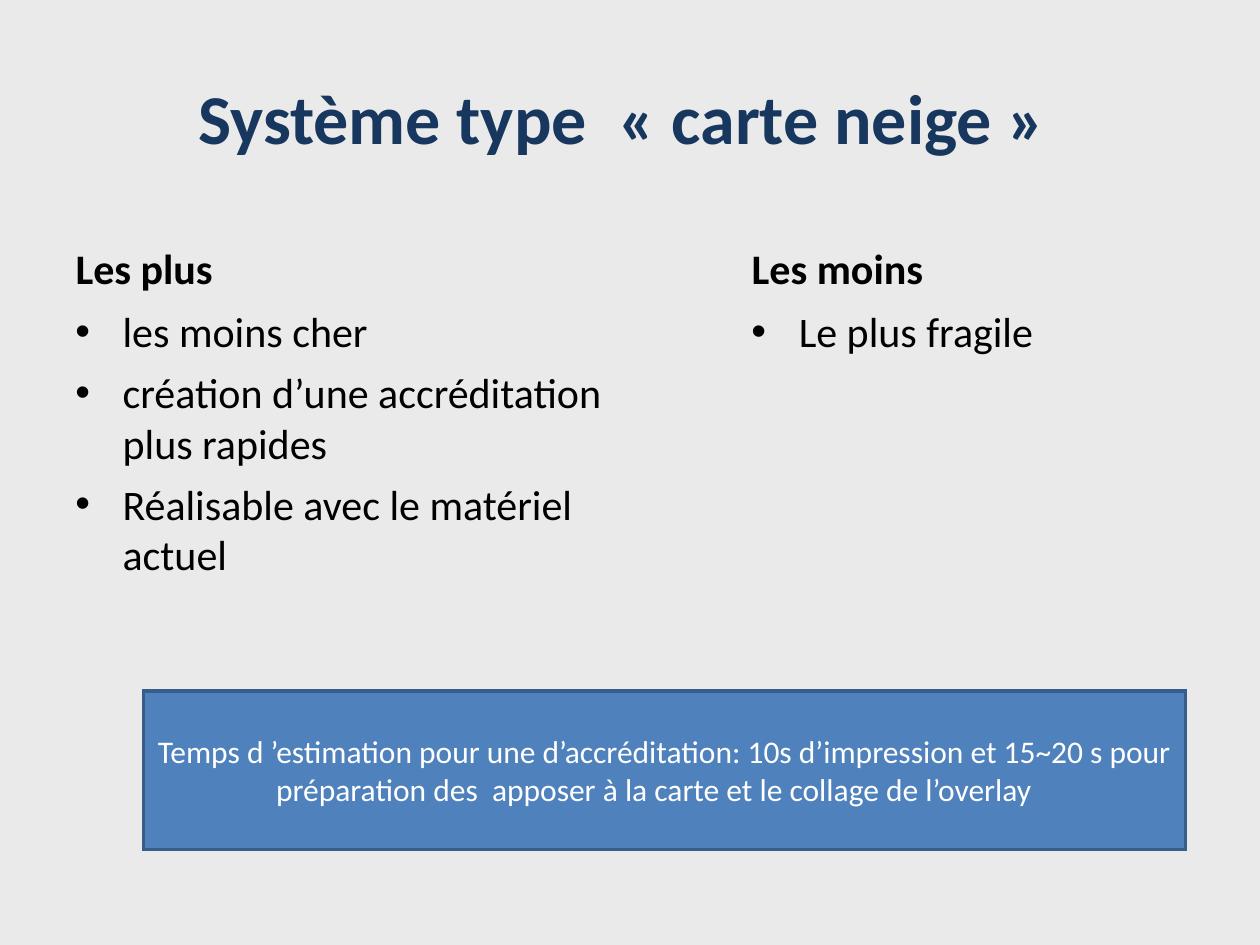
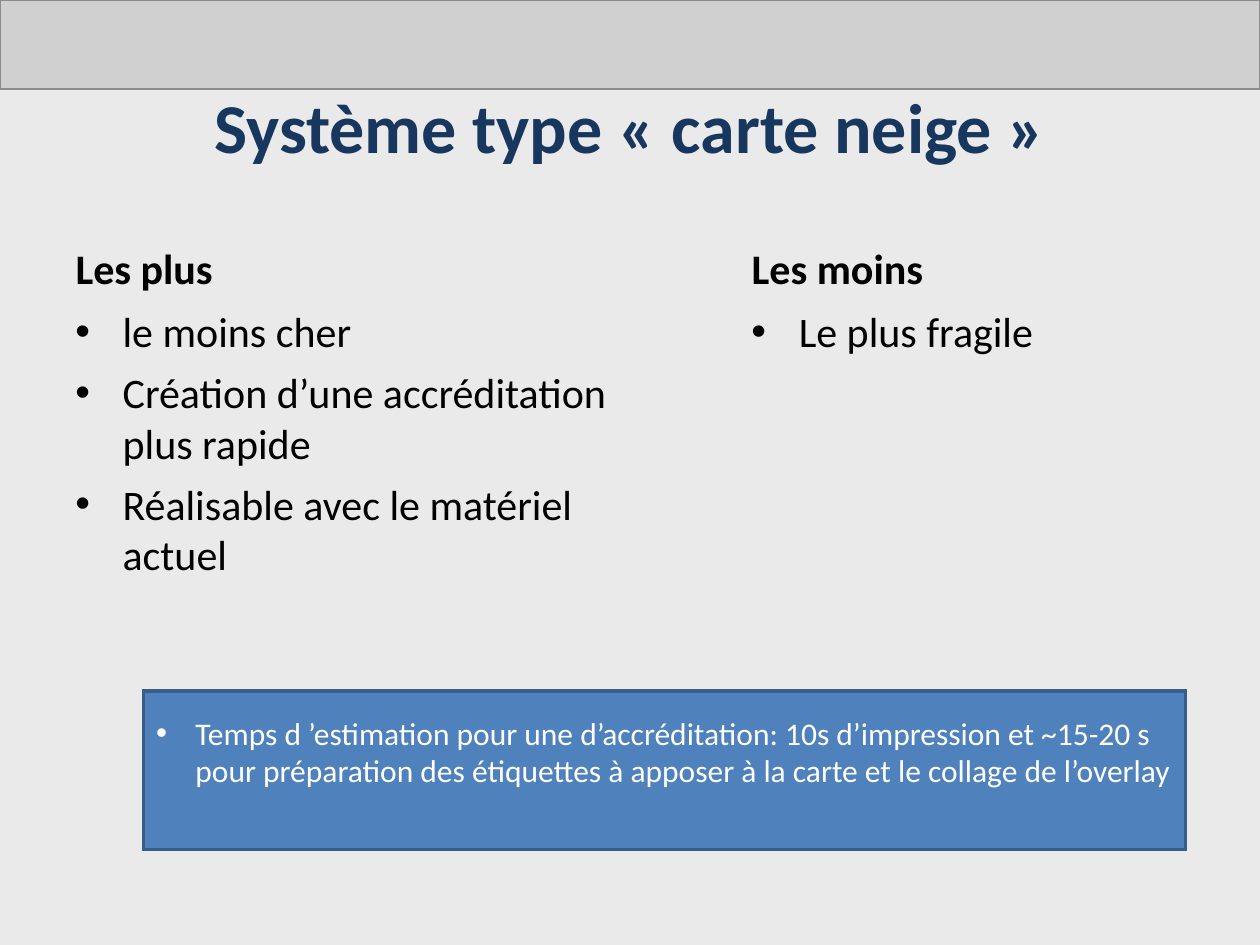
Before and after one commit to AdrienLombard/SimplePass, a slide deck: slide 3 of source/Systéme d'impression- Bilan intermédiaire - Version Adrien.ppt. Drawn at 1260x945 pixels with LibreOffice and Linux fonts; fonts in the diff are those of the drawing; grey boxes stand for pictures. Boxes give left, top, right and bottom in pixels: in the first picture for what was removed or moved away, otherwise in the second. Text is boxed around its words. In the diff, an @@ line names an element or a change of style, - is before the commit and + after.

Commit message:
Correction orthographique de la présentation des systèmes d'impression

```diff
--- a/source/Systéme d'impression- Bilan intermédiaire - Version Adrien.ppt
+++ b/source/Systéme d'impression- Bilan intermédiaire - Version Adrien.ppt
@@ picture added at [0,0,1260,89] @@
@@ title "Système type « carte neige ..." rewrapped from [199,95,991,156] to [214,104,991,165] @@
@@ text at [123,317,606,466]: text changed @@
-• les moins cher
-• création d’une accréditation plus rapides
+• le moins cher
+• Création d’une accréditation plus rapide
@@ text in rectangle at [195,723,1170,788]: text changed @@
-Temps d ’estimation pour une d’accréditation: 10s d’impression et 15~20 s pour préparation des apposer à la carte et le collage de l’overlay
+• Temps d ’estimation pour une d’accréditation: 10s d’impression et ~15-20 s pour préparation des étiquettes à apposer à la carte et le collage de l’overlay
```
Also in this commit, not shown: 4 other slides changed.
